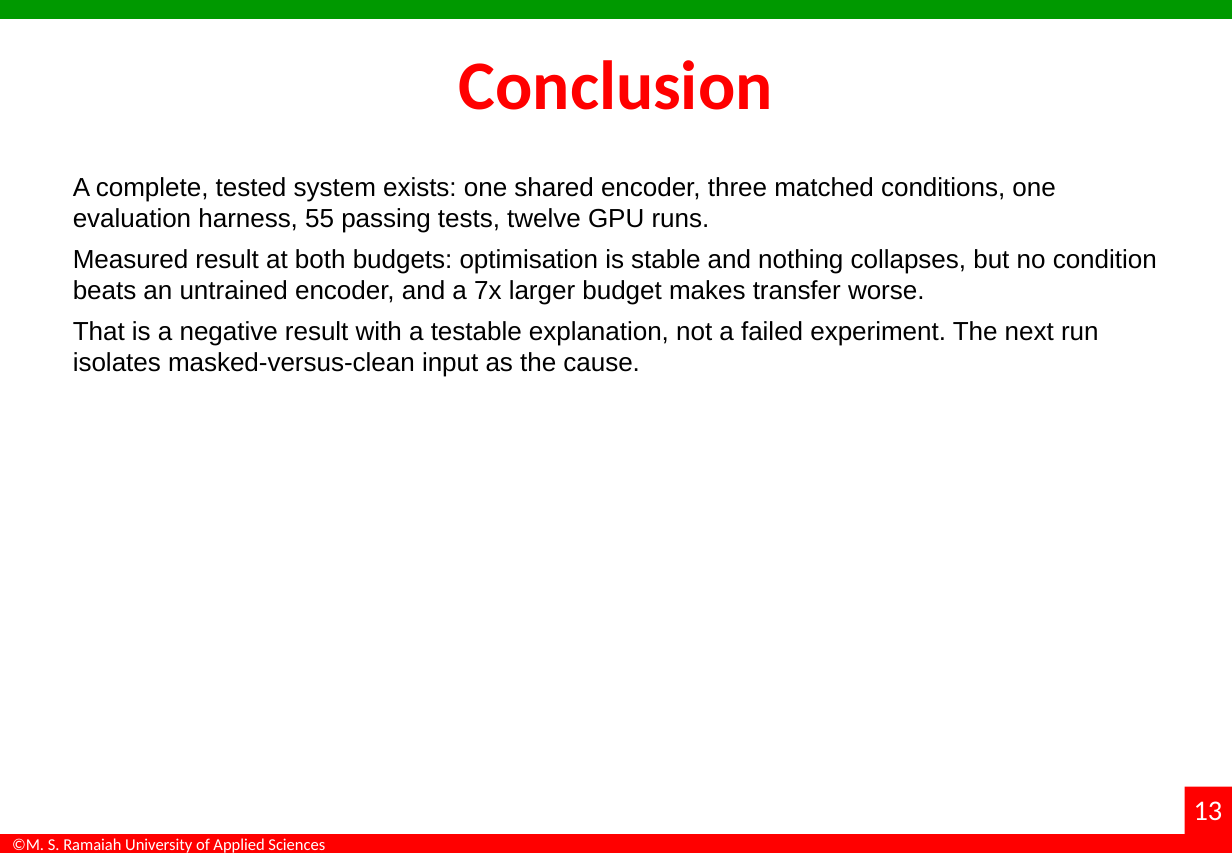
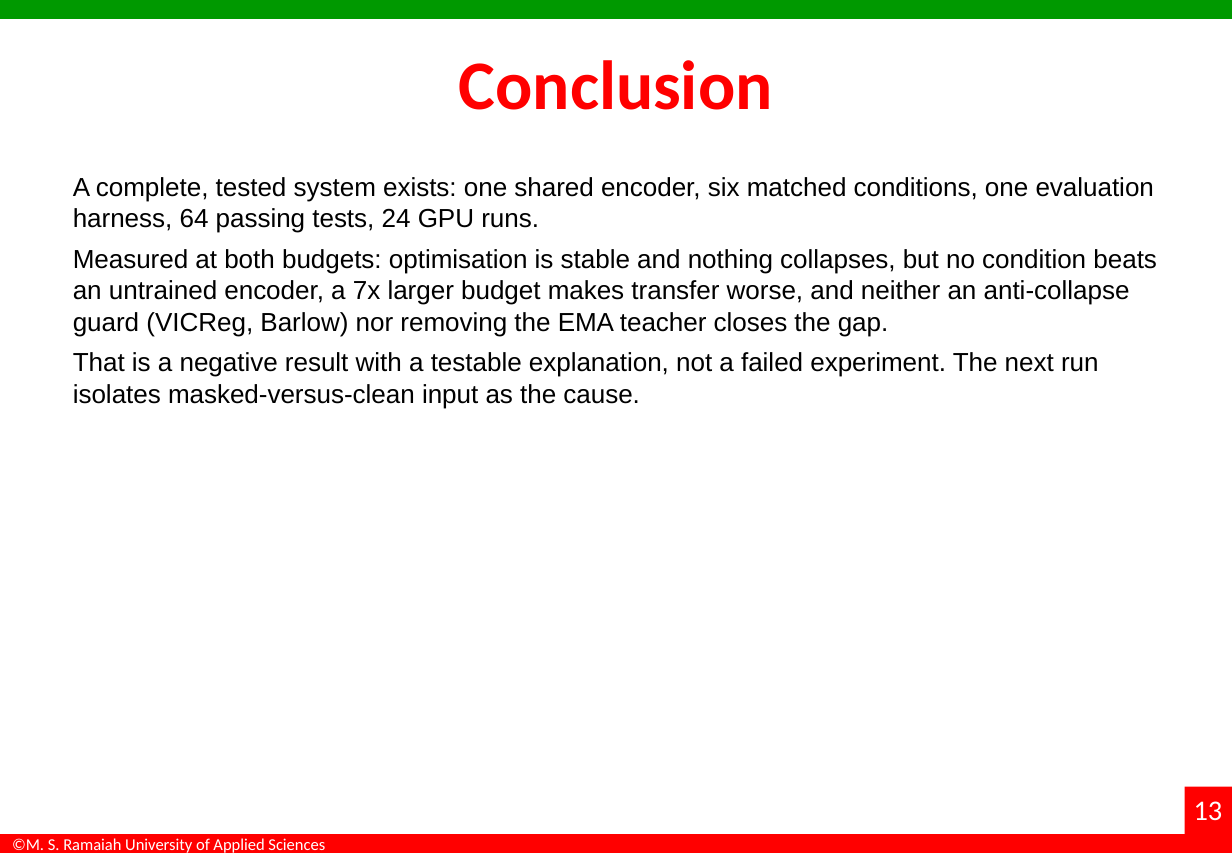
Before and after one commit to dakshadev/7th-sem, a slide deck: slide 13 of docs/Interim_Project_Presentation_7th-sem.pptx. Drawn at 1232x853 pixels with LibreOffice and Linux fonts; fonts in the diff are those of the drawing; background and template pictures are left out. Boxes give left, top, right and bottom in pixels: in the first picture for what was removed or moved away, otherwise in the second. Text is boxed around its words. In the diff, an @@ line names an element or a change of style, - is before the commit and + after.

```diff
--- a/docs/Interim_Project_Presentation_7th-sem.pptx
+++ b/docs/Interim_Project_Presentation_7th-sem.pptx
@@ text at [73,177,1157,336]: text changed @@
-A complete, tested system exists: one shared encoder, three matched conditions, one evaluation harness, 55 passing tests, twelve GPU runs.
-Measured result at both budgets: optimisation is stable and nothing collapses, but no condition beats an untrained encoder, and a 7x larger budget makes transfer worse.
+A complete, tested system exists: one shared encoder, six matched conditions, one evaluation harness, 64 passing tests, 24 GPU runs.
+Measured at both budgets: optimisation is stable and nothing collapses, but no condition beats an untrained encoder, a 7x larger budget makes transfer worse, and neither an anti-collapse guard (VICReg, Barlow) nor removing the EMA teacher closes the gap.
```
Also in this commit, not shown: 4 other slides changed.
